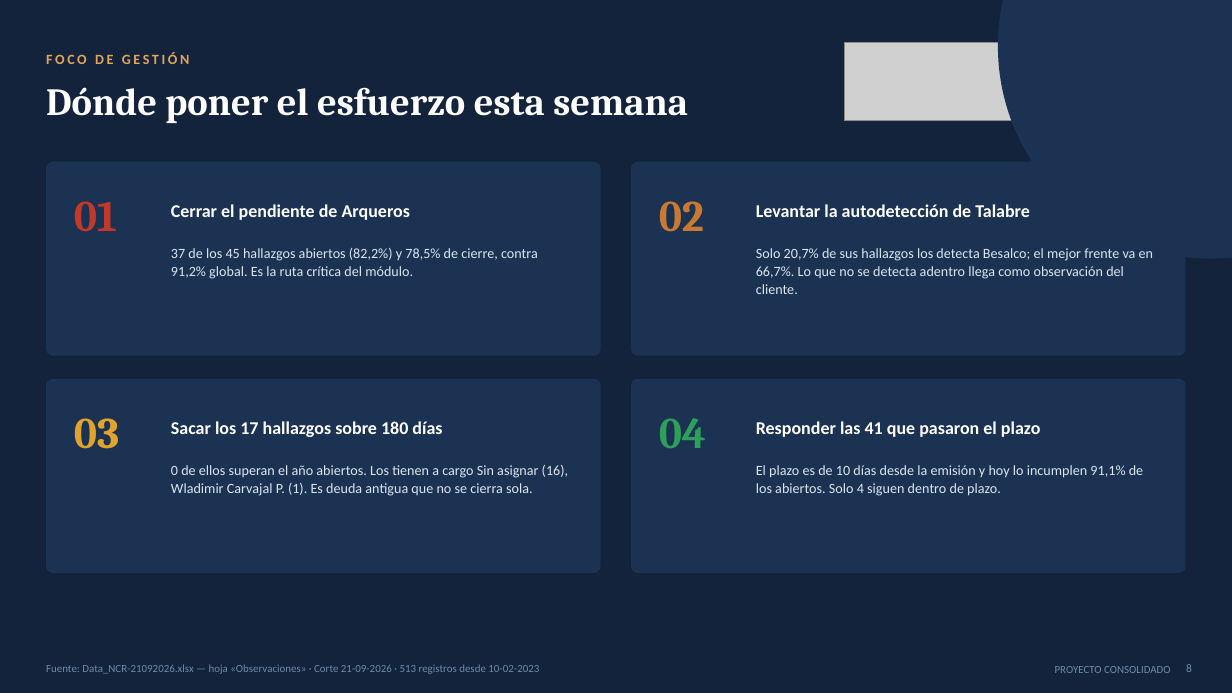
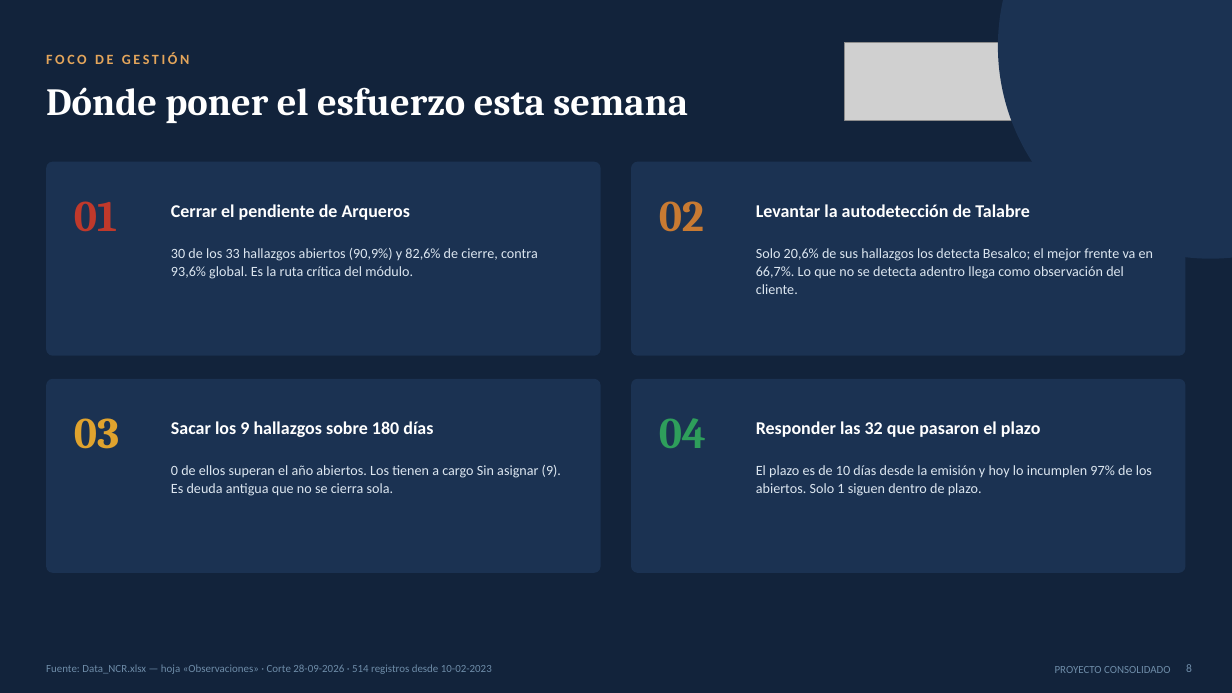
Before and after one commit to tdkvalex/Dashboard-HSEQ, a slide deck: slide 8 of modulo_nc/Panel_No_Conformidades.pptx. Drawn at 1232x693 pixels with LibreOffice and Linux fonts; fonts in the diff are those of the drawing; grey boxes stand for pictures. Boxes give left, top, right and bottom in pixels: in the first picture for what was removed or moved away, otherwise in the second. Text is boxed around its words. In the diff, an @@ line names an element or a change of style, - is before the commit and + after.

```diff
--- a/modulo_nc/Panel_No_Conformidades.pptx
+++ b/modulo_nc/Panel_No_Conformidades.pptx
@@ text at bbox=[171, 248, 538, 279]: text changed @@
-37 de los 45 hallazgos abiertos (82,2%) y 78,5% de cierre, contra 91,2% global. Es la ruta crítica del módulo.
+30 de los 33 hallazgos abiertos (90,9%) y 82,6% de cierre, contra 93,6% global. Es la ruta crítica del módulo.
@@ text at bbox=[756, 248, 1153, 294]: text changed @@
-Solo 20,7% de sus hallazgos los detecta Besalco; el mejor frente va en 66,7%. Lo que no se detecta adentro llega como observación del cliente.
+Solo 20,6% de sus hallazgos los detecta Besalco; el mejor frente va en 66,7%. Lo que no se detecta adentro llega como observación del cliente.
@@ text at bbox=[171, 421, 433, 437]: text changed @@
-Sacar los 17 hallazgos sobre 180 días
+Sacar los 9 hallazgos sobre 180 días
@@ text at bbox=[756, 421, 1040, 437]: text changed @@
-Responder las 41 que pasaron el plazo
+Responder las 32 que pasaron el plazo
@@ text at bbox=[171, 465, 561, 496]: text changed @@
-0 de ellos superan el año abiertos. Los tienen a cargo Sin asignar (16), Wladimir Carvajal P. (1). Es deuda antigua que no se cierra sola.
+0 de ellos superan el año abiertos. Los tienen a cargo Sin asignar (9). Es deuda antigua que no se cierra sola.
@@ text at bbox=[756, 465, 1152, 496]: text changed @@
-El plazo es de 10 días desde la emisión y hoy lo incumplen 91,1% de los abiertos. Solo 4 siguen dentro de plazo.
+El plazo es de 10 días desde la emisión y hoy lo incumplen 97% de los abiertos. Solo 1 siguen dentro de plazo.
@@ text at bbox=[46, 664, 492, 674]: text changed @@
-Fuente: Data_NCR-21092026.xlsx — hoja «Observaciones» · Corte 21-09-2026 · 513 registros desde 10-02-2023
+Fuente: Data_NCR.xlsx — hoja «Observaciones» · Corte 28-09-2026 · 514 registros desde 10-02-2023
```
Also in this commit, not shown: 16 other slides changed, 4 other files.
